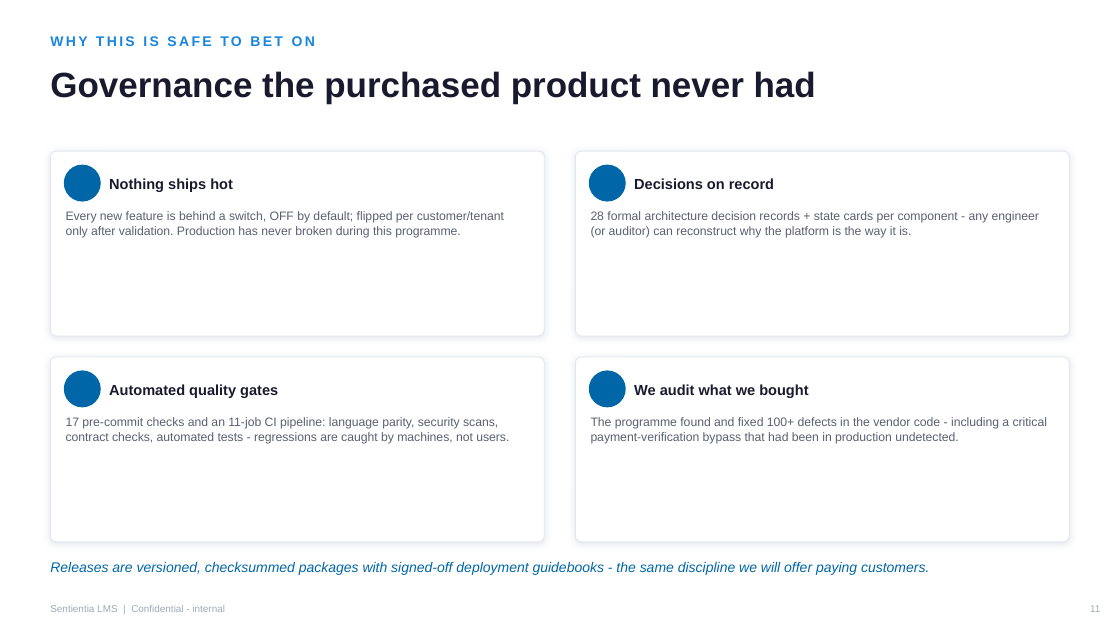
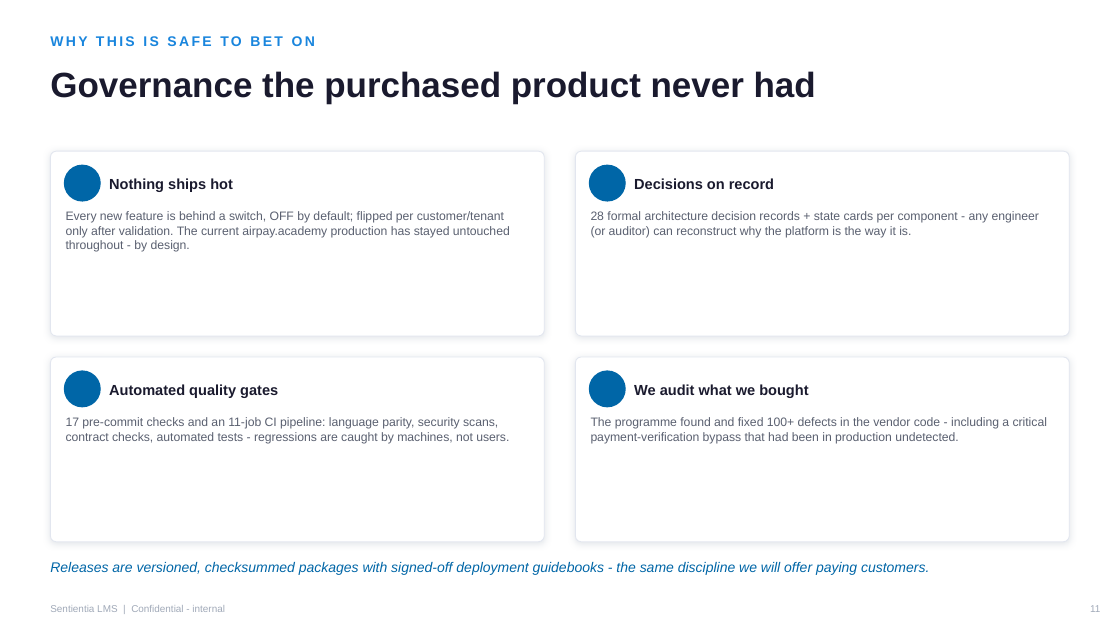
Before and after one commit to nitin-rajput-learning-tech/Airpay-Academy2.0, a slide deck: slide 11 of moodle-enhancement/docs/business/SENTIENTIA-EXECUTIVE-DECK-2026-08-21.pptx. Drawn at 1120x630 pixels with LibreOffice and Linux fonts; fonts in the diff are those of the drawing; background and template pictures are left out. Boxes give left, top, right and bottom in pixels: in the first picture for what was removed or moved away, otherwise in the second. Text is boxed around its words. In the diff, an @@ line names an element or a change of style, - is before the commit and + after.

```diff
--- a/moodle-enhancement/docs/business/SENTIENTIA-EXECUTIVE-DECK-2026-08-21.pptx
+++ b/moodle-enhancement/docs/business/SENTIENTIA-EXECUTIVE-DECK-2026-08-21.pptx
@@ text at (66,211,510,252): text changed @@
-Every new feature is behind a switch, OFF by default; flipped per customer/tenant only after validation. Production has never broken during this programme.
+Every new feature is behind a switch, OFF by default; flipped per customer/tenant only after validation. The current airpay.academy production has stayed untouched throughout - by design.
```
Also in this commit, not shown: 9 other slides changed, 1 other file.
